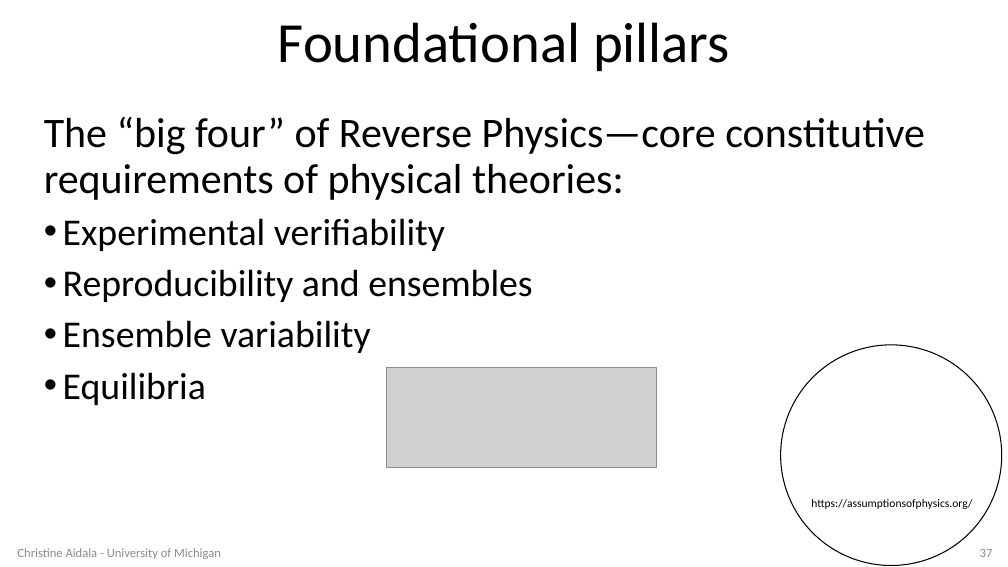
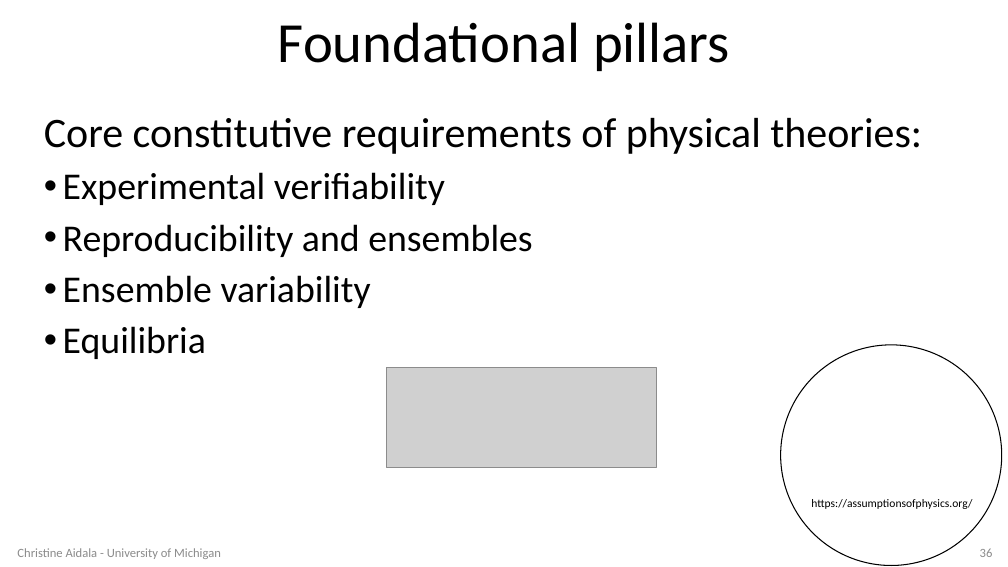
Before and after one commit to assumptionsofphysics/assumptionsofphysics.github.io, a slide deck: slide 36 of presentations/20260916-Duke.pptx (slide 37 before the commit). Drawn at 1008x567 pixels with LibreOffice and Linux fonts; fonts in the diff are those of the drawing; grey boxes stand for pictures; background and template pictures are left out. Boxes give left, top, right and bottom in pixels: in the first picture for what was removed or moved away, otherwise in the second. Text is boxed around its words. In the diff, an @@ line names an element or a change of style, - is before the commit and + after.

```diff
--- a/presentations/20260916-Duke.pptx
+++ b/presentations/20260916-Duke.pptx
@@ text at bbox=[44, 118, 922, 154]: text changed @@
-The “big four” of Reverse Physics—core constitutive requirements of physical theories:
+Core constitutive requirements of physical theories:
@@ page number at bbox=[980, 548, 993, 557]: text changed @@
-37
+36
```
Also in this commit, not shown: 7 other slides changed.
